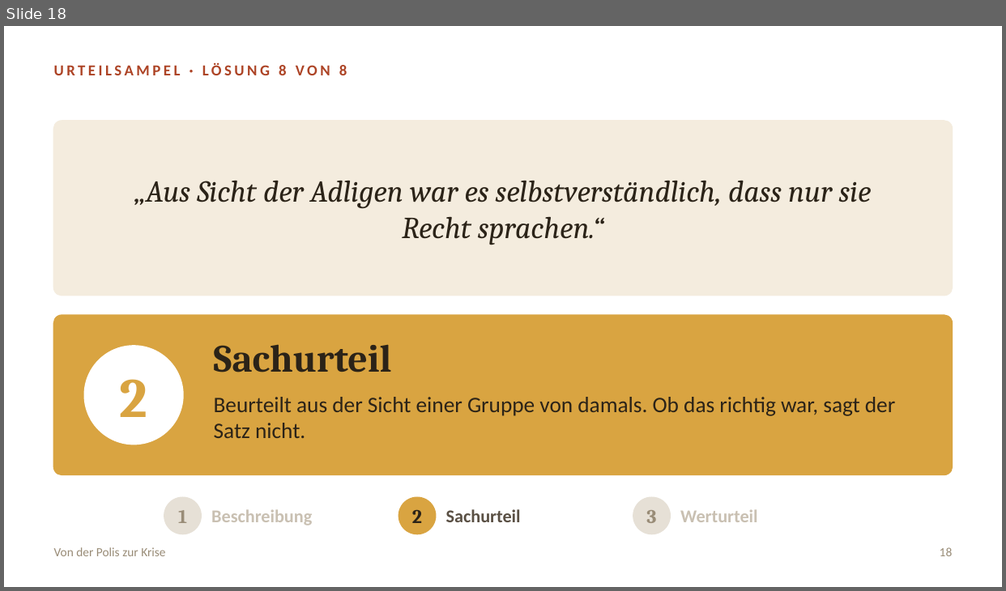
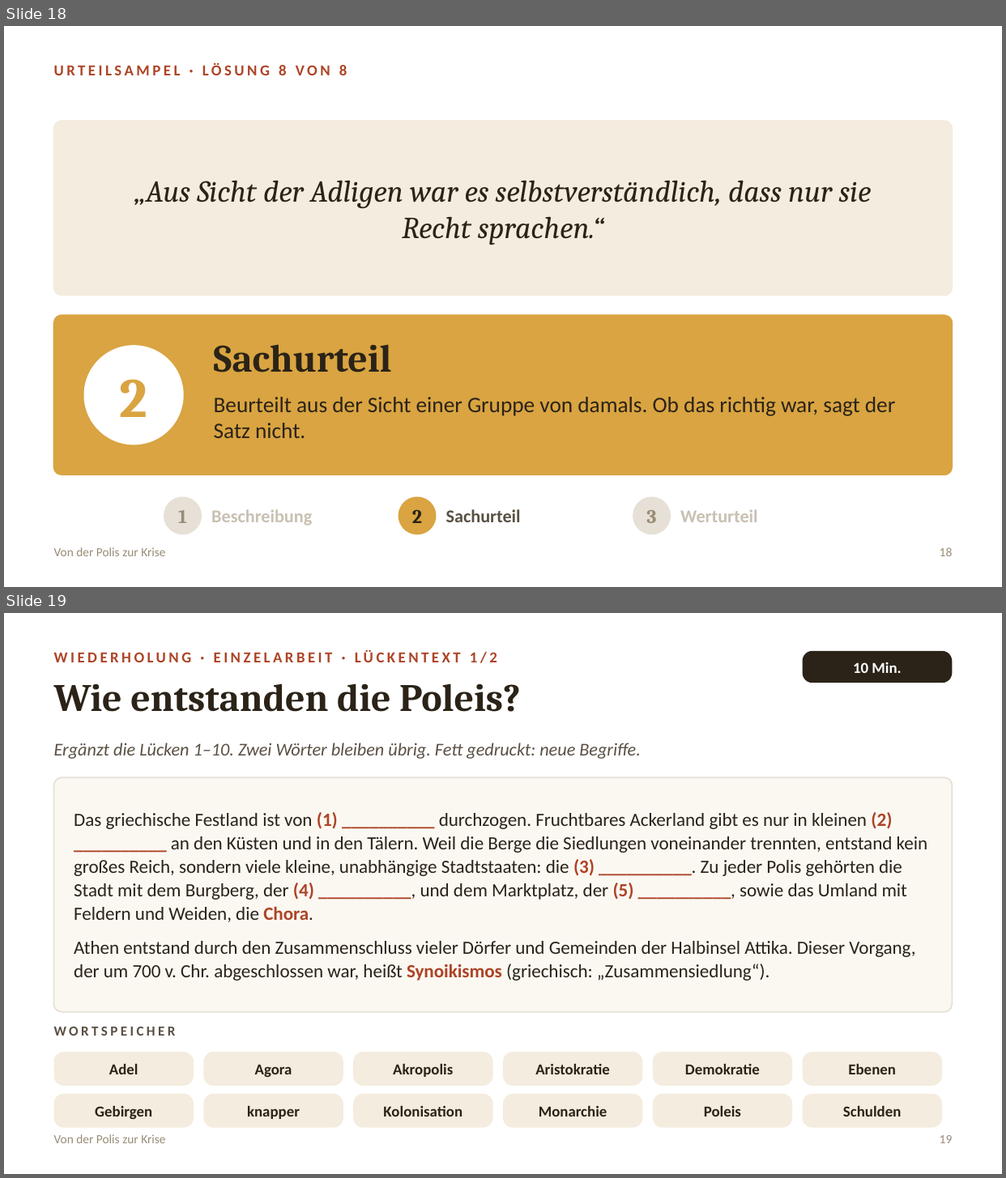
Before and after one commit to golzkonstantin-gif/Schule, a slide deck: Geschichte_11/Doppelstunde_Solon/Folien_Doppelstunde_Drakon_Solon.pptx. Shown one above the other, each under a label of ours: slide 18 before the commit, slides 18 and 19 after it. The pictures are 1006x591 and 1006x1178 pixels, drawn with LibreOffice and Linux fonts; fonts in the diff are those of the drawing. Boxes give left, top, right and bottom in pixels: in the first picture for what was removed or moved away, otherwise in the second. Text is boxed around its words. In the diff, an @@ line names an element or a change of style, - is before the commit and + after.

```diff
--- a/Geschichte_11/Doppelstunde_Solon/Folien_Doppelstunde_Drakon_Solon.pptx
+++ b/Geschichte_11/Doppelstunde_Solon/Folien_Doppelstunde_Drakon_Solon.pptx
@@ slide 19 added at box(4, 613, 1002, 1174), background #FFFFFF @@
@@ text added at box(54, 650, 497, 663), 11 pt, text #AD4426, bold @@
+WIEDERHOLUNG · EINZELARBEIT · LÜCKENTEXT 1/2
@@ rounded rectangle added at box(803, 651, 952, 683), fill #2B2318, 11 pt, text #FFFFFF, bold @@
+10 Min.
@@ text added at box(54, 683, 521, 712), 28 pt, text #2B2318, bold @@
+Wie entstanden die Poleis?
@@ text added at box(54, 743, 641, 759), 13 pt, text #5A5044, italic @@
+Ergänzt die Lücken 1–10. Zwei Wörter bleiben übrig. Fett gedruckt: neue Begriffe.
@@ rounded rectangle added at box(54, 777, 952, 1012), fill #FBF8F2, outline #E6E0D6 1 pt @@
@@ text added at box(74, 812, 928, 981), 13.5 pt, text #2B2318 @@
+Das griechische Festland ist von (1) __________ durchzogen. Fruchtbares Ackerland gibt es nur in kleinen (2) __________ an den Küsten und in den Tälern. Weil die Berge die Siedlungen voneinander trennten, entstand kein großes Reich, sondern viele kleine, unabhängige Stadtstaaten: die (3) __________. Zu jeder Polis gehörten die Stadt mit dem Burgberg, der (4) __________, und dem Marktplatz, der (5) __________, sowie das Umland mit Feldern und Weiden, die Chora.
+Athen entstand durch den Zusammenschluss vieler Dörfer und Gemeinden der Halbinsel Attika. Dieser Vorgang, der um 700 v. Chr. abgeschlossen war, heißt Synoikismos (griechisch: „Zusammensiedlung“).
@@ text added at box(54, 1027, 176, 1036), 10 pt, text #5A5044, bold @@
+WORTSPEICHER
@@ rounded rectangle added at box(54, 1052, 194, 1086), fill #F4ECDE, 11 pt, text #2B2318, bold @@
+Adel
@@ rounded rectangle added at box(203, 1052, 343, 1086), fill #F4ECDE, 11 pt, text #2B2318, bold @@
+Agora
@@ rounded rectangle added at box(353, 1052, 493, 1086), fill #F4ECDE, 11 pt, text #2B2318, bold @@
+Akropolis
@@ rounded rectangle added at box(503, 1052, 642, 1086), fill #F4ECDE, 11 pt, text #2B2318, bold @@
+Aristokratie
@@ rounded rectangle added at box(653, 1052, 792, 1086), fill #F4ECDE, 11 pt, text #2B2318, bold @@
+Demokratie
@@ rounded rectangle added at box(803, 1052, 942, 1086), fill #F4ECDE, 11 pt, text #2B2318, bold @@
+Ebenen
@@ rounded rectangle added at box(54, 1094, 194, 1128), fill #F4ECDE, 11 pt, text #2B2318, bold @@
+Gebirgen
@@ rounded rectangle added at box(203, 1094, 343, 1128), fill #F4ECDE, 11 pt, text #2B2318, bold @@
+knapper
@@ rounded rectangle added at box(353, 1094, 493, 1128), fill #F4ECDE, 11 pt, text #2B2318, bold @@
+Kolonisation
@@ rounded rectangle added at box(503, 1094, 642, 1128), fill #F4ECDE, 11 pt, text #2B2318, bold @@
+Monarchie
@@ rounded rectangle added at box(653, 1094, 792, 1128), fill #F4ECDE, 11 pt, text #2B2318, bold @@
+Poleis
@@ rounded rectangle added at box(803, 1094, 942, 1128), fill #F4ECDE, 11 pt, text #2B2318, bold @@
+Schulden
@@ text added at box(54, 1135, 165, 1144), 9 pt, text #998C77 @@
+Von der Polis zur Krise
@@ text added at box(940, 1135, 953, 1144), 9 pt, text #998C77 @@
+19
```
Also in this commit, not shown: 10 slides changed, 2 other slides added, 1 slide removed, 1 other file.
